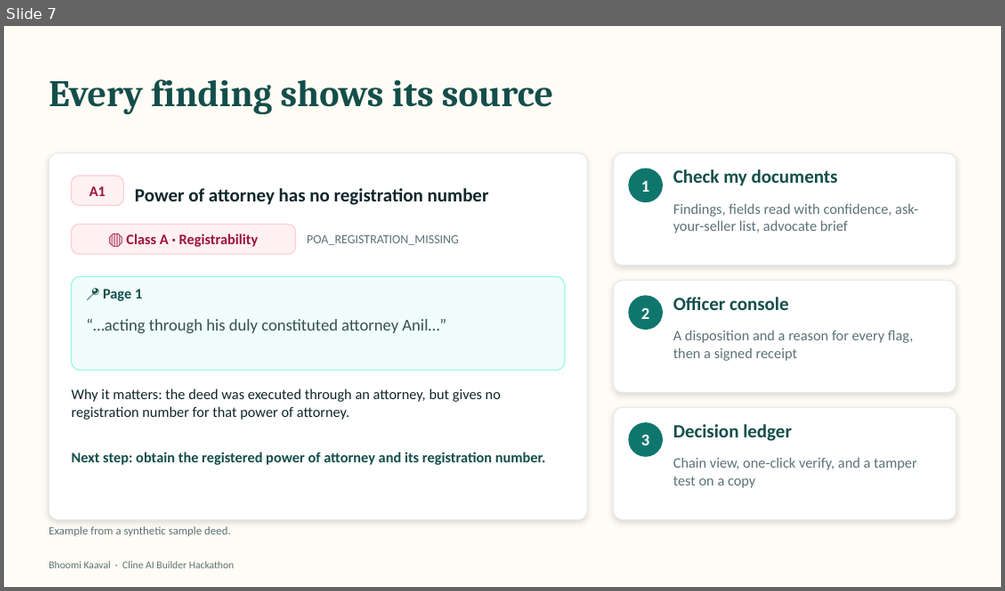
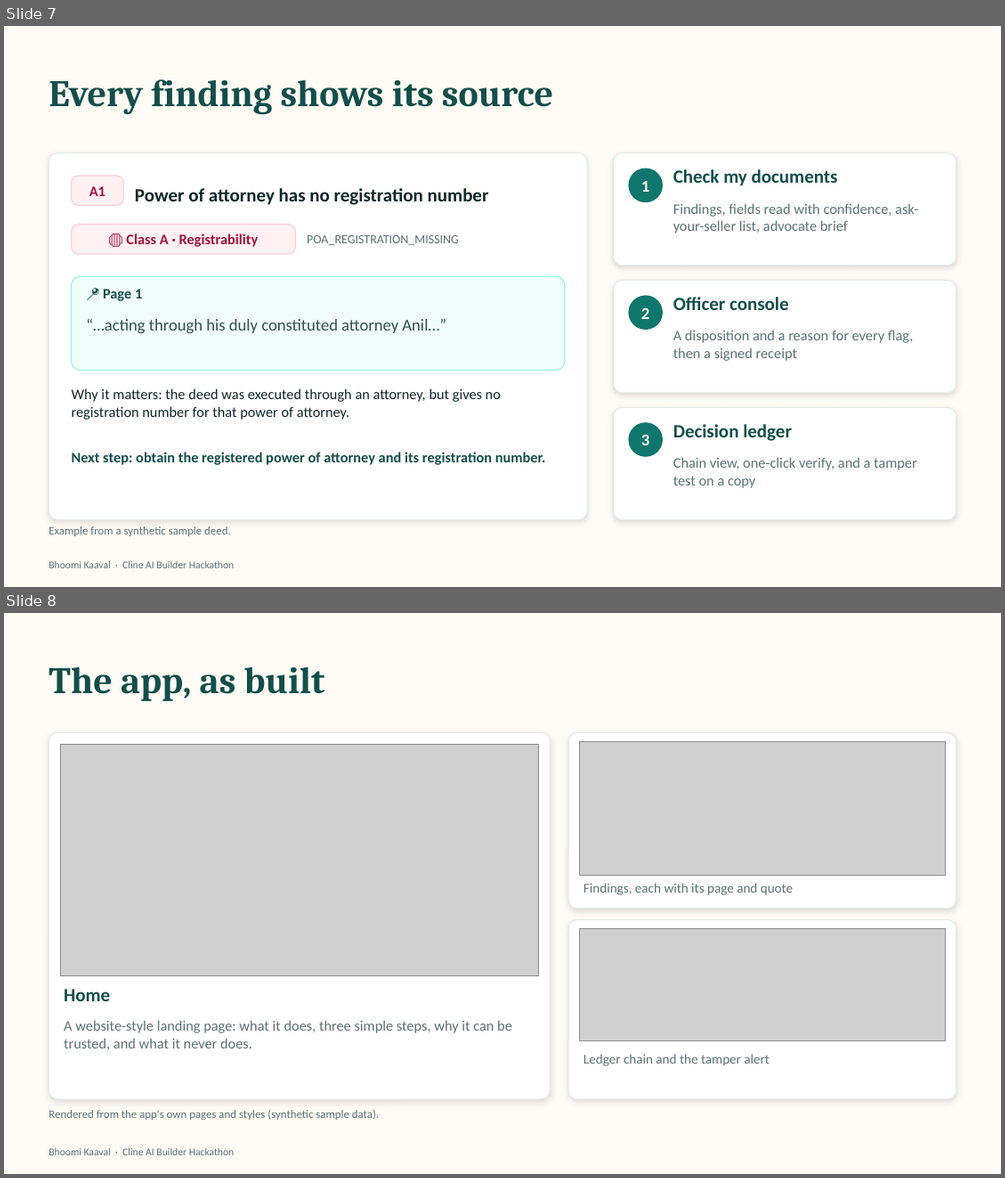
Before and after one commit to hardik23jain-glitch/ClueLess, a slide deck: docs/Bhoomi_Kaaval_Deck.pptx. Shown one above the other, each under a label of ours: slide 7 before the commit, slides 7 and 8 after it. The pictures are 1005x591 and 1005x1178 pixels, drawn with LibreOffice and Linux fonts; fonts in the diff are those of the drawing; grey boxes stand for pictures. Boxes give left, top, right and bottom in pixels: in the first picture for what was removed or moved away, otherwise in the second. Text is boxed around its words. In the diff, an @@ line names an element or a change of style, - is before the commit and + after.

Commit message:
docs: deck with icons and real app screenshots (16 slides), PDF re-exported

```diff
--- a/docs/Bhoomi_Kaaval_Deck.pptx
+++ b/docs/Bhoomi_Kaaval_Deck.pptx
@@ slide 8 added at (x1=4, y1=613, x2=1001, y2=1174), background #FFFBF5; not listed: 1 template element that a slide beside it also shows @@
@@ title added at (x1=48, y1=666, x2=325, y2=701), 36 pt, text #134E4A, bold @@
+The app, as built
@@ rounded rectangle added at (x1=48, y1=732, x2=550, y2=1099), fill #FFFFFF, outline #E4ECE8 1 pt @@
@@ picture added at (x1=60, y1=744, x2=539, y2=976) @@
@@ rounded rectangle added at (x1=568, y1=732, x2=956, y2=908), fill #FFFFFF, outline #E4ECE8 1 pt @@
@@ picture added at (x1=580, y1=742, x2=945, y2=875) @@
@@ text added at (x1=583, y1=883, x2=793, y2=895), 13 pt, text #5B7276 @@
+Findings, each with its page and quote
@@ rounded rectangle added at (x1=568, y1=919, x2=956, y2=1099), fill #FFFFFF, outline #E4ECE8 1 pt @@
@@ picture added at (x1=580, y1=929, x2=945, y2=1041) @@
@@ text added at (x1=64, y1=989, x2=110, y2=1001), 18 pt, text #134E4A, bold @@
+Home
@@ text added at (x1=64, y1=1020, x2=512, y2=1050), 14 pt, text #5B7276 @@
+A website-style landing page: what it does, three simple steps, why it can be trusted, and what it never does.
@@ text added at (x1=583, y1=1054, x2=769, y2=1066), 13 pt, text #5B7276 @@
+Ledger chain and the tamper alert
@@ text added at (x1=48, y1=1110, x2=379, y2=1119), 11 pt, text #5B7276 @@
+Rendered from the app's own pages and styles (synthetic sample data).
```
Also in this commit, not shown: 11 slides changed, 1 other file.
